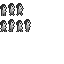
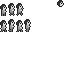
Layered file, before and after one edit (64px x 64px). Changes by layer:
added layer "Camada 9" above "Camada 6 cópia" over [57, 0, 64, 7]
